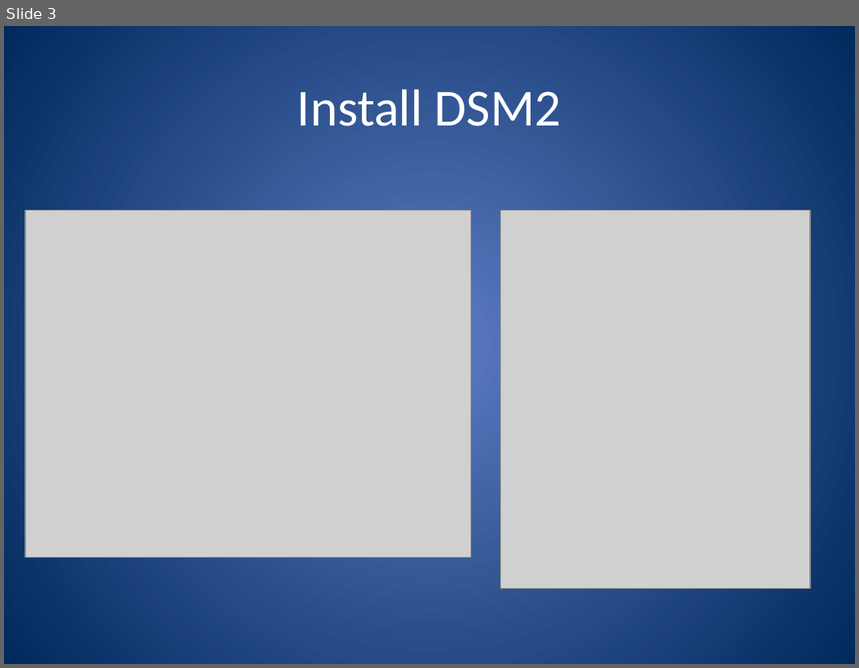
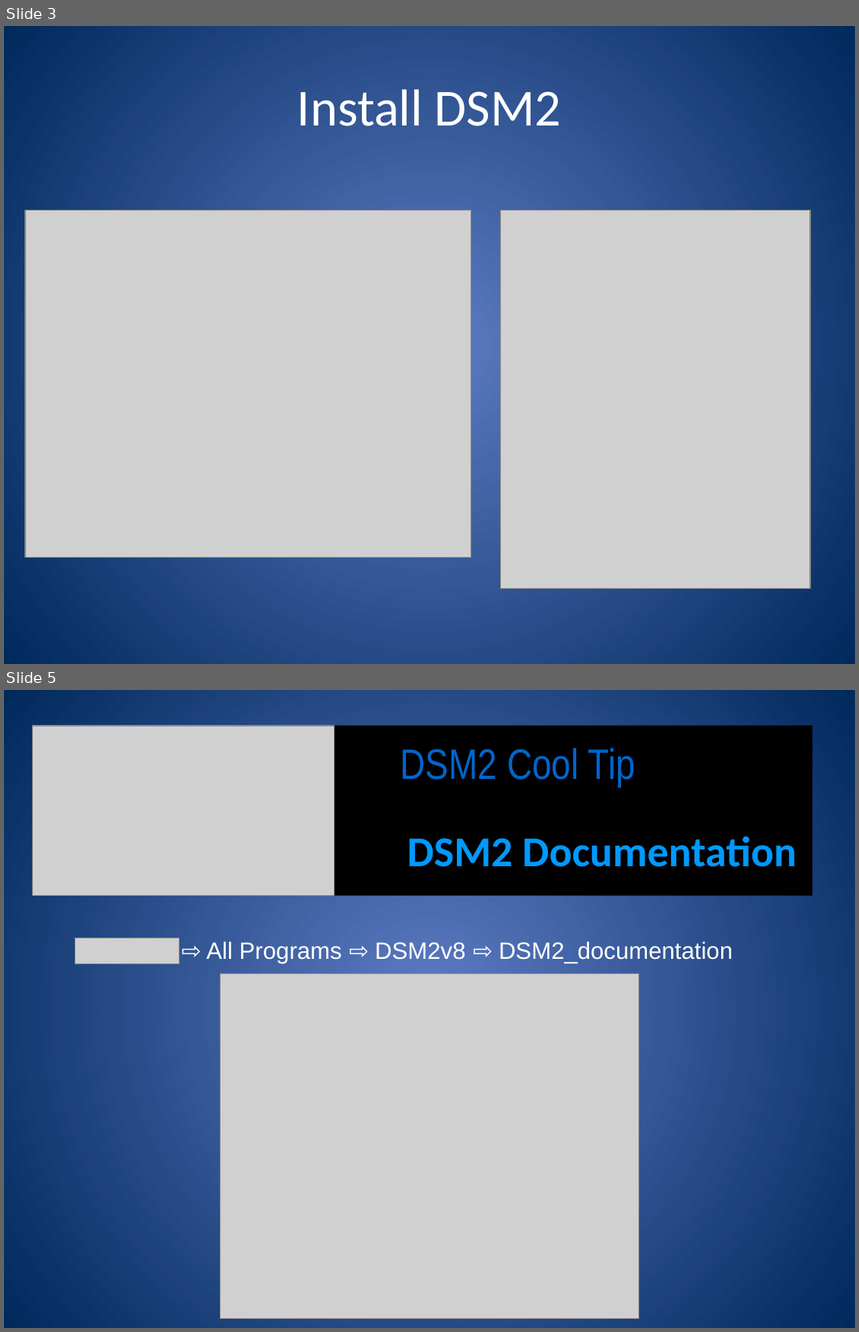
Before and after one commit to CADWRDeltaModeling/dsm2, a slide deck: dsm2/presentations/DSM2 Installation.pptx. Shown one above the other, each under a label of ours: slide 3 before the commit, slides 3 and 5 after it; the slides between them are not shown. The pictures are 859x668 and 859x1332 pixels, drawn with LibreOffice and Linux fonts; fonts in the diff are those of the drawing; grey boxes stand for pictures. Boxes give left, top, right and bottom in pixels: in the first picture for what was removed or moved away, otherwise in the second. Text is boxed around its words. In the diff, an @@ line names an element or a change of style, - is before the commit and + after.

```diff
--- a/dsm2/presentations/DSM2 Installation.pptx
+++ b/dsm2/presentations/DSM2 Installation.pptx
@@ slide 5 added at (4,690,855,1328), background gradient #5E7CC5 to #00295C @@
@@ rectangle added at (32,726,813,896), fill #000000 @@
@@ picture added at (32,726,335,896) @@
@@ text added at (401,748,636,787), 36 pt, text #0066CC @@
+DSM2 Cool Tip
@@ title added at (408,836,797,867), 36 pt, text #0099FF, bold @@
+DSM2 Documentation
@@ picture added at (75,939,180,964) @@
@@ text added at (206,942,733,964), 20 pt, text #FFFFFF @@
+⇨ All Programs ⇨ DSM2v8 ⇨ DSM2_documentation
@@ picture added at (220,973,640,1319) @@
```
Also in this commit, not shown: 2 slides changed, 1 other slide added.
